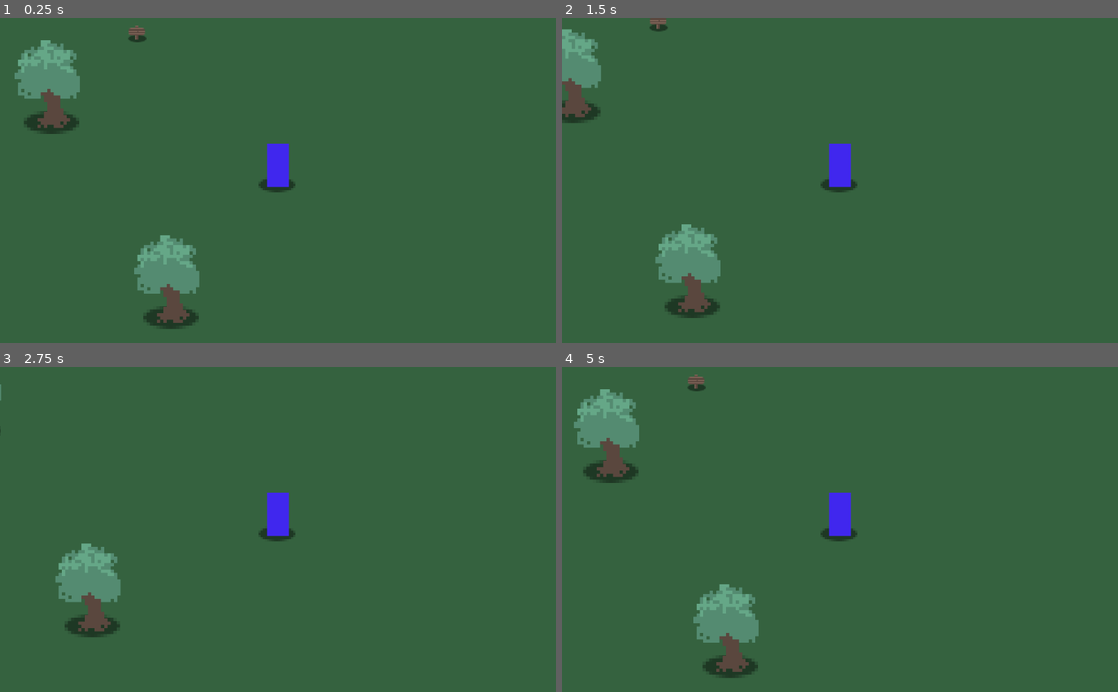
Above: before the commit, frames 1-4 (two rows, left to right).
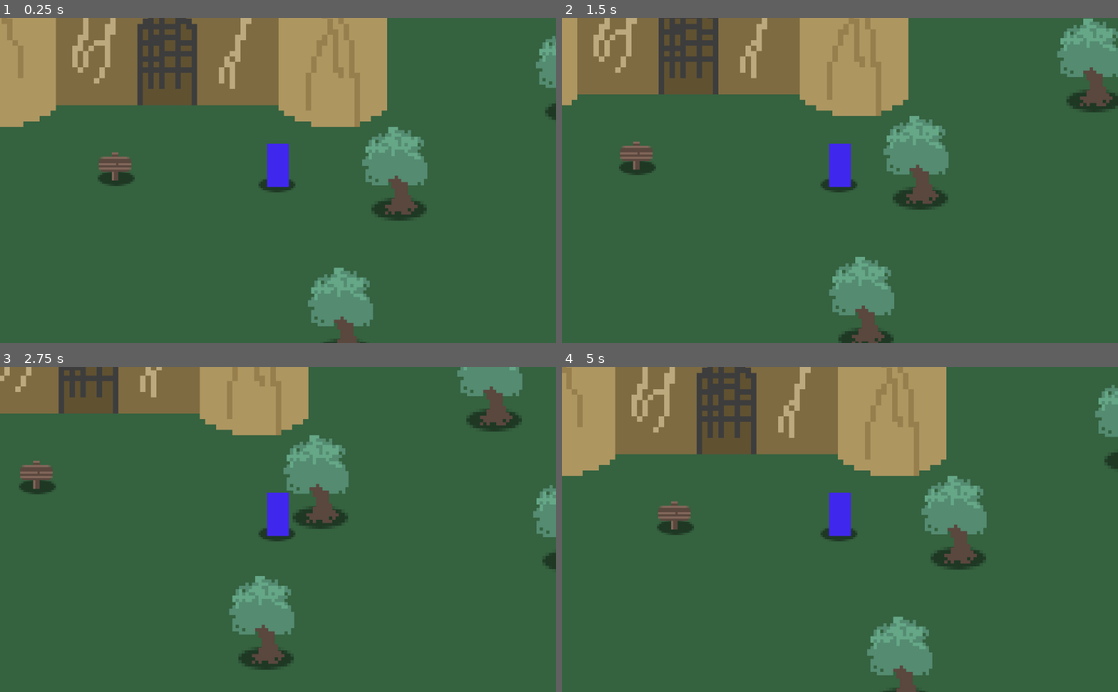
Above: after the commit, the same moments.

Repository: Debmalya99/Project-Manzaria
Game: Godot game, scene res://Placeholder-Playground/Old-Forest.tscn
The game is run twice, just before and just after one commit, with the same random seed, the same clock (stepped at 60 frames per second) and the same inputs. This scene is started directly instead of the project's main scene.
Inputs:
- Up to frame 1 (0.25 s): no input
- Up to frame 2 (1.5 s): tap Enter at 0.5 s; hold Right (ui_right) 0.53-1.28 s; hold Down (ui_down) from 1.28 s (still down)
- Up to frame 3 (2.75 s): release Down (ui_down) at 2.03 s; hold Right (ui_right) from 2.03 s (still down)
- Up to frame 4 (5 s): release Right (ui_right) at 2.78 s; hold Up (ui_up) 2.78-3.53 s; hold Left (ui_left) from 3.53 s (still down)

The runs differ from the first frame. In frame 1, 28% of the frame differs, in the area x 0-100%, y 0-100%; in frame 2, 25%; in frame 3, 18%; in frame 4, 28%.

Commit message:
Added the Keep

Diff:
--- /dev/null
+++ b/Placeholder-Playground/Blocks/Ruined-Keep.tscn
@@ -0,0 +1,28 @@
+[gd_scene load_steps=3 format=2]
+
+[ext_resource path="res://Placeholder-Playground/Assets/Keep-Ruins.png" type="Texture" id=1]
+
+[sub_resource type="RectangleShape2D" id=1]
+extents = Vector2( 40.1186, 34.4436 )
+
+[node name="Ruined-Keep" type="StaticBody2D"]
+
+[node name="Sprite" type="Sprite" parent="."]
+position = Vector2( -5.41755, -46.9394 )
+texture = ExtResource( 1 )
+region_enabled = true
+region_rect = Rect2( 9, -3, 105, 120 )
+
+[node name="CollisionShape2D" type="CollisionShape2D" parent="."]
+visible = false
+position = Vector2( -0.630676, -32.3745 )
+shape = SubResource( 1 )
+
+[node name="CollisionPolygon2D" type="CollisionPolygon2D" parent="."]
+visible = false
+polygon = PoolVector2Array( 20.1594, 2.62373, 23.9052, 4.6839, 28.4001, 5.80763, 34.3934, 5.24577, 39.0756, 3.93475, 39.8247, 1.68729, 39.2629, -9.55002, 28.0256, -10.1119, 21.6578, -5.61696 )
+
+[node name="CollisionPolygon2D2" type="CollisionPolygon2D" parent="."]
+visible = false
+position = Vector2( -61.2433, 0.187286 )
+polygon = PoolVector2Array( 20.1594, 2.62373, 23.9052, 4.6839, 28.4001, 5.80763, 34.3934, 5.24577, 39.0756, 3.93475, 39.8247, 1.68729, 39.2629, -9.55002, 28.0256, -10.1119, 21.6578, -5.61696 )
--- a/Placeholder-Playground/Old-Forest.gd
+++ b/Placeholder-Playground/Old-Forest.gd
@@ -1,15 +1,12 @@
 extends Node2D
 
+onready var KeepExitPosition = $"YSort/Ruined-Keep/Position2D".global_position
 
-# Declare member variables here. Examples:
-# var a = 2
-# var b = "text"
-
-
-# Called when the node enters the scene tree for the first time.
 func _ready():
 	if Globals.transition_states['old_forest'] == 0:
 		$"YSort/Sample-Player".global_position = $"Trigger-Area/Position2D".global_position
+	elif Globals.transition_states['old_forest'] == 1:
+		$"YSort/Sample-Player".global_position = KeepExitPosition
 
 
 # Called every frame. 'delta' is the elapsed time since the previous frame.
--- a/Placeholder-Playground/Old-Forest.tscn
+++ b/Placeholder-Playground/Old-Forest.tscn
@@ -1,9 +1,10 @@
-[gd_scene load_steps=6 format=2]
+[gd_scene load_steps=7 format=2]
 
 [ext_resource path="res://Placeholder-Playground/Blocks/Tree.tscn" type="PackedScene" id=1]
 [ext_resource path="res://Placeholder-Playground/Sample-Player/Sample-Player.tscn" type="PackedScene" id=2]
 [ext_resource path="res://Placeholder-Playground/Blocks/Signboard.tscn" type="PackedScene" id=3]
 [ext_resource path="res://Placeholder-Playground/Old-Forest.gd" type="Script" id=4]
+[ext_resource path="res://Placeholder-Playground/Blocks/Ruined-Keep.tscn" type="PackedScene" id=5]
 
 [sub_resource type="CircleShape2D" id=1]
 radius = 100.0
@@ -126,7 +127,7 @@
 scale = Vector2( 3, 3 )
 
 [node name="Tree26" parent="YSort/Tree" instance=ExtResource( 1 )]
-position = Vector2( -660, 730 )
+position = Vector2( -520, 870 )
 scale = Vector2( 3, 3 )
 
 [node name="Tree27" parent="YSort/Tree" instance=ExtResource( 1 )]
@@ -364,6 +365,18 @@
 position = Vector2( 1130, -690 )
 Message = "East: Asvalon village"
 
+[node name="Ruined-Keep" parent="YSort" instance=ExtResource( 5 )]
+position = Vector2( -680, 630 )
+scale = Vector2( 5, 5 )
+
+[node name="Position2D" type="Position2D" parent="YSort/Ruined-Keep"]
+position = Vector2( 20, 16 )
+
+[node name="Signboard2" parent="YSort/Ruined-Keep" instance=ExtResource( 3 )]
+position = Vector2( -10, 16 )
+scale = Vector2( 0.4, 0.4 )
+Message = "Ruined Keep. Beware of Monsters"
+
 [node name="Trigger-Area" type="Area2D" parent="."]
 position = Vector2( 1390, -680 )
 
--- a/Placeholder-Playground/Playground.gd
+++ b/Placeholder-Playground/Playground.gd
@@ -10,5 +10,5 @@
 
 func _on_TriggerSwitch_body_entered(body):
 	if body.is_in_group('player'):
-		Globals.transition_states['old_forest'] = 1
+		Globals.transition_states['old_forest'] = 0
 		get_tree().change_scene("res://Placeholder-Playground/Old-Forest.tscn")
--- a/Utils/Globals.gd
+++ b/Utils/Globals.gd
@@ -3,5 +3,5 @@
 
 var transition_states = {
 	"playground":0, # default state
-	"old_forest":0, # default state
+	"old_forest":1, # default state
 }
Binary file added: Placeholder-Playground/Assets/Keep-Ruins.png
Not shown, added: Placeholder-Playground/Assets/Keep-Ruins.png.import
Not shown, added: .gitignore
